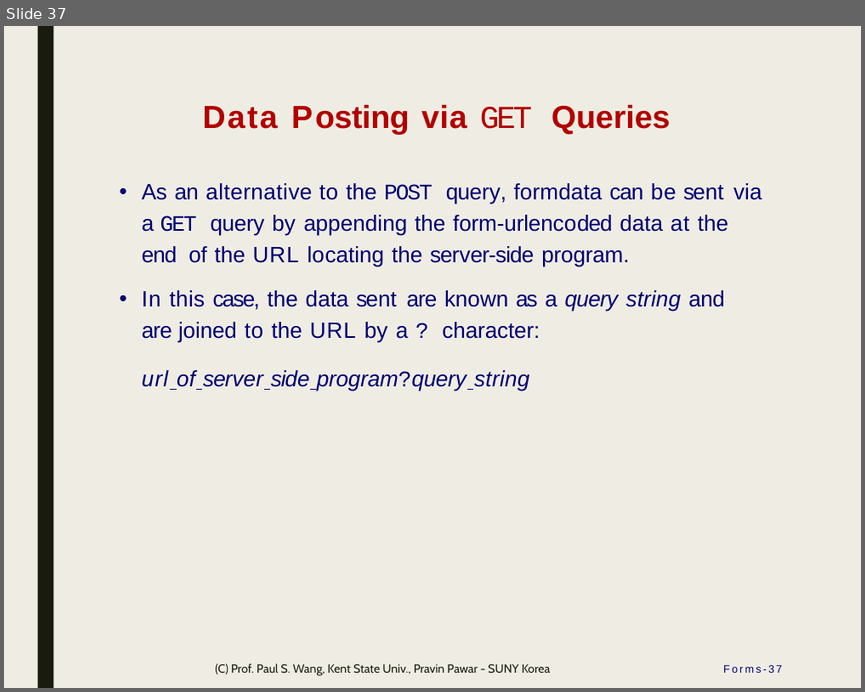
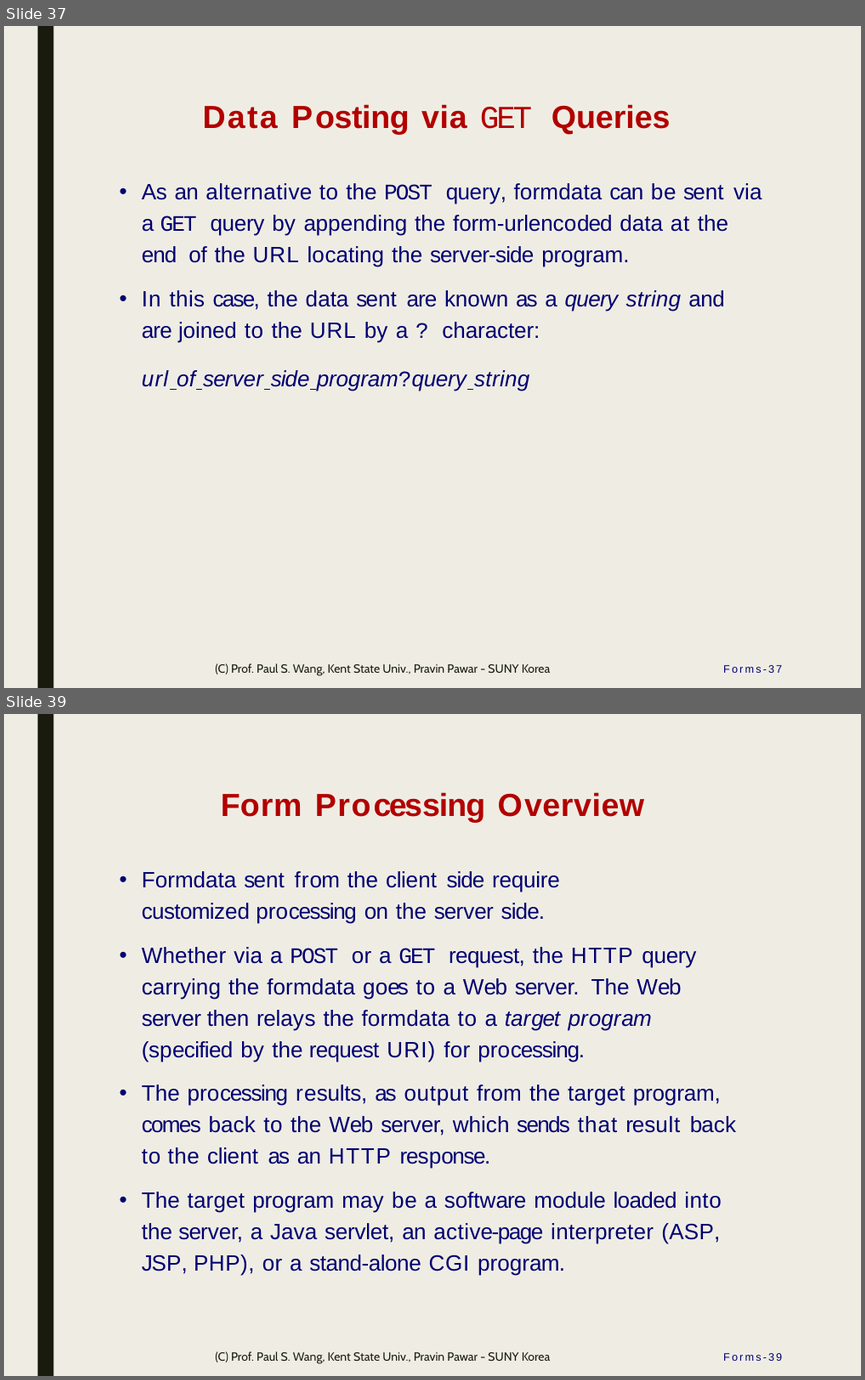
Before and after one commit to ppawar/ppawar.github.io, a slide deck: Fall2019/CSE102-F19/lectures/CSE102_Lec6 - Forms, PHP.pptx. Shown one above the other, each under a label of ours: slide 37 before the commit, slides 37 and 39 after it; the slides between them are not shown. The pictures are 865x692 and 865x1380 pixels, drawn with LibreOffice and Linux fonts; fonts in the diff are those of the drawing. Boxes give left, top, right and bottom in pixels: in the first picture for what was removed or moved away, otherwise in the second. Text is boxed around its words. In the diff, an @@ line names an element or a change of style, - is before the commit and + after.

```diff
--- a/Fall2019/CSE102-F19/lectures/CSE102_Lec6 - Forms, PHP.pptx
+++ b/Fall2019/CSE102-F19/lectures/CSE102_Lec6 - Forms, PHP.pptx
@@ slide 39 added at <box>4,714,861,1376</box>, background #EFEDE3; not listed: 1 template element that a slide beside it also shows @@
@@ title added at <box>221,792,645,822</box>, 29.5 pt, text #B20000, bold @@
+Form Processing Overview
@@ text added at <box>142,871,736,1276</box>, 20.5 pt, text #000072 @@
+• Formdata sent from the client side require customized processing on the server side.
+• Whether via a POST or a GET request, the HTTP query carrying the formdata goes to a Web server. The Web server then relays the formdata to a target program (specified by the request URI) for processing.
+• The processing results, as output from the target program, comes back to the Web server, which sends that result back to the client as an HTTP response.
+• The target program may be a software module loaded into the server, a Java servlet, an active-page interpreter (ASP, JSP, PHP), or a stand-alone CGI program.
@@ text added at <box>215,1352,551,1364</box>, 11 pt, text #191B0E @@
+(C) Prof. Paul S. Wang, Kent State Univ., Pravin Pawar - SUNY Korea
@@ page number added at <box>723,1353,782,1361</box>, 10 pt, text #000072 @@
+Forms-39
```
Also in this commit, not shown: 5 slides changed, 23 other slides added, 1 slide removed.
